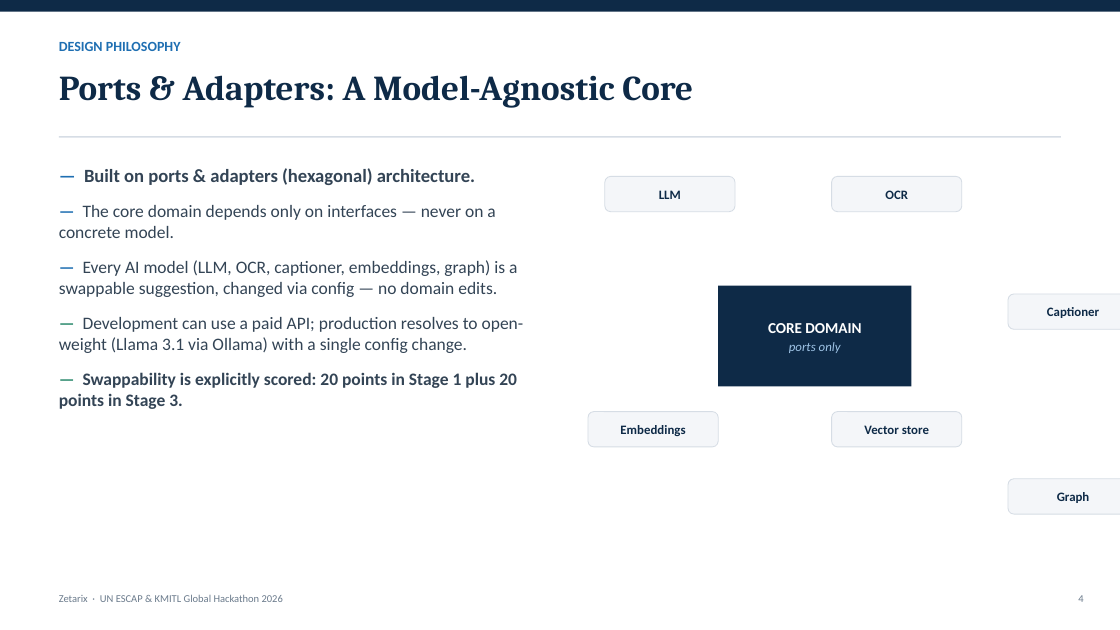
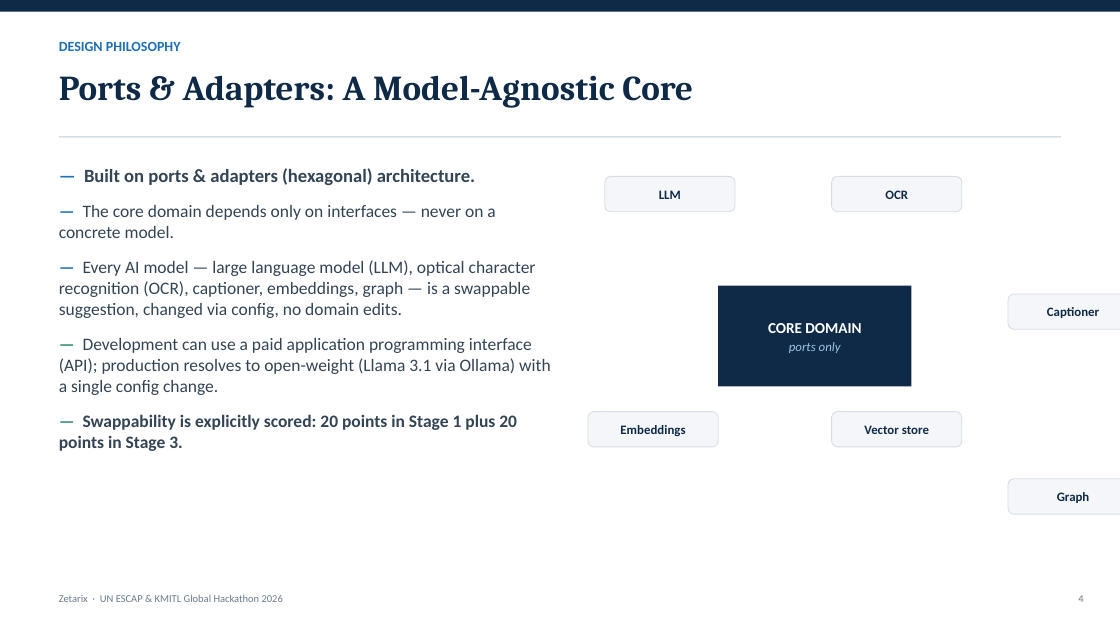
Before and after one commit to JohnAndrewBalbarosa/rdtii-autoextract, a slide deck: slide 4 of docs/RDTII_AutoExtract.pptx. Drawn at 1120x630 pixels with LibreOffice and Linux fonts; fonts in the diff are those of the drawing. Boxes give left, top, right and bottom in pixels: in the first picture for what was removed or moved away, otherwise in the second. Text is boxed around its words. In the diff, an @@ line names an element or a change of style, - is before the commit and + after.

```diff
--- a/docs/RDTII_AutoExtract.pptx
+++ b/docs/RDTII_AutoExtract.pptx
@@ text at (x1=59, y1=260, x2=551, y2=395): text changed @@
-— Every AI model (LLM, OCR, captioner, embeddings, graph) is a swappable suggestion, changed via config — no domain edits.
-— Development can use a paid API; production resolves to open-weight (Llama 3.1 via Ollama) with a single config change.
+— Every AI model — large language model (LLM), optical character recognition (OCR), captioner, embeddings, graph — is a swappable suggestion, changed via config, no domain edits.
+— Development can use a paid application programming interface (API); production resolves to open-weight (Llama 3.1 via Ollama) with a single config change.
```
Also in this commit, not shown: 3 other slides changed.
